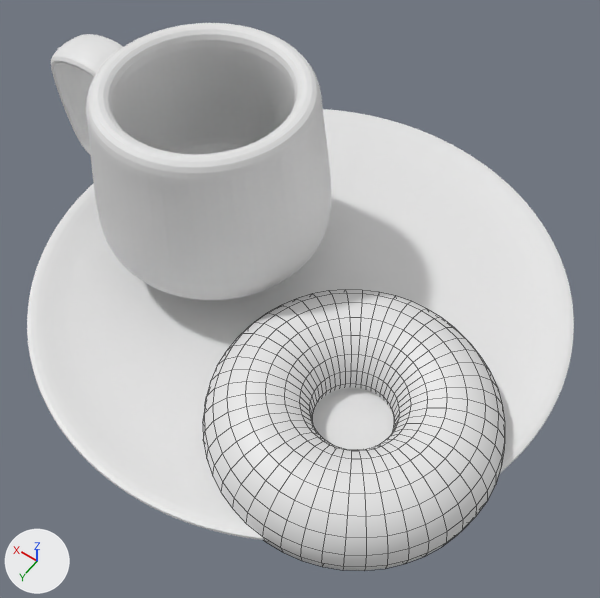
An edit to the Blender file donut-2026/donut-tut2026-8.blend, drawn before and after from the same camera.
Rendered twice from a 50 mm camera at (-0.387, 0.51, 0.777) aimed at (-0.057, 0.048, 0.05). Every picture has the same lights, and +X, +Y and +Z are marked at lower left. The picture after the commit comes second. Mesh edges are drawn as thin lines on the coarser meshes.

In view in the first picture: 'Circle', 'Cup', 'Donut'.
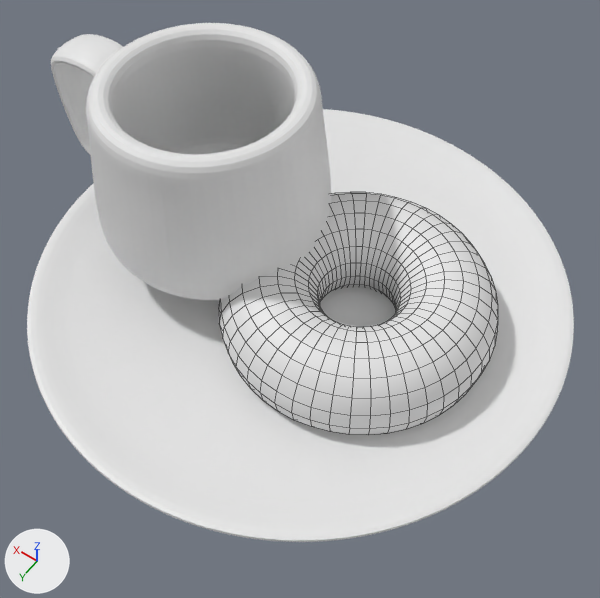
Commit message: adjusted donut

What differs and where, as boxes (x1, y1, x2, y2) in the pictures (600 x 598 px):
'Donut', moved: before (203, 290, 505, 571); after (219, 192, 498, 435)

Diff of the bpy script that builds the scene:
```diff
--- a/donut-2026/donut-tut2026-8.blend.py
+++ b/donut-2026/donut-tut2026-8.blend.py
@@ ob_donut @@
 ob_donut = bpy.data.objects.new('Donut', me_torus_001)
-ob_donut.location = (-0.339, 0.117, 0.216)
+ob_donut.location = (-0.267, 0.001, 0.233)
```
